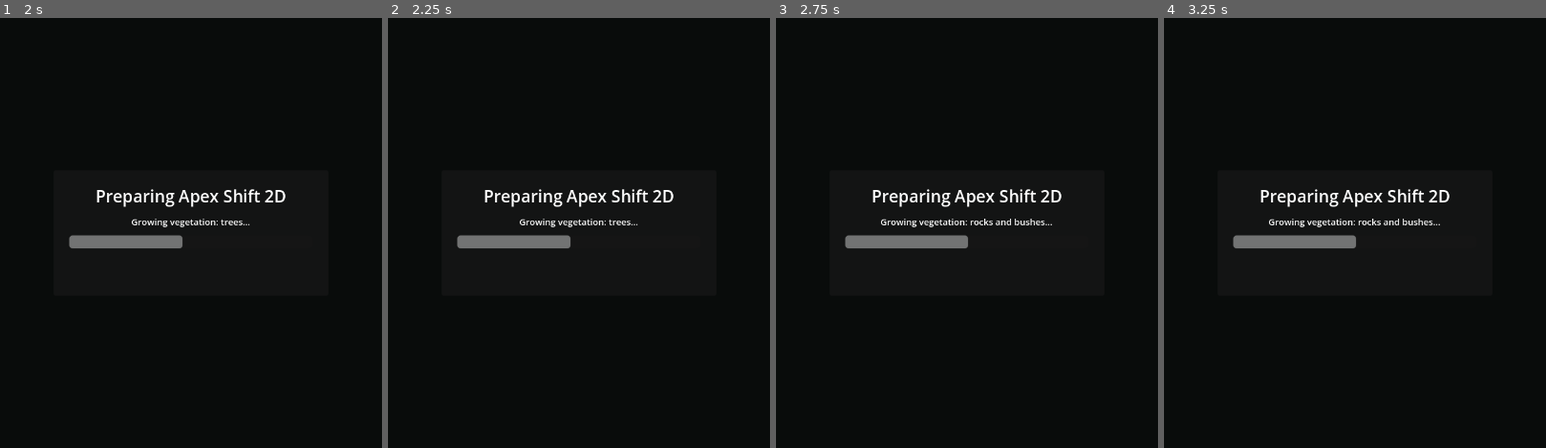
Above: before the commit, frames 1-4 (left to right).
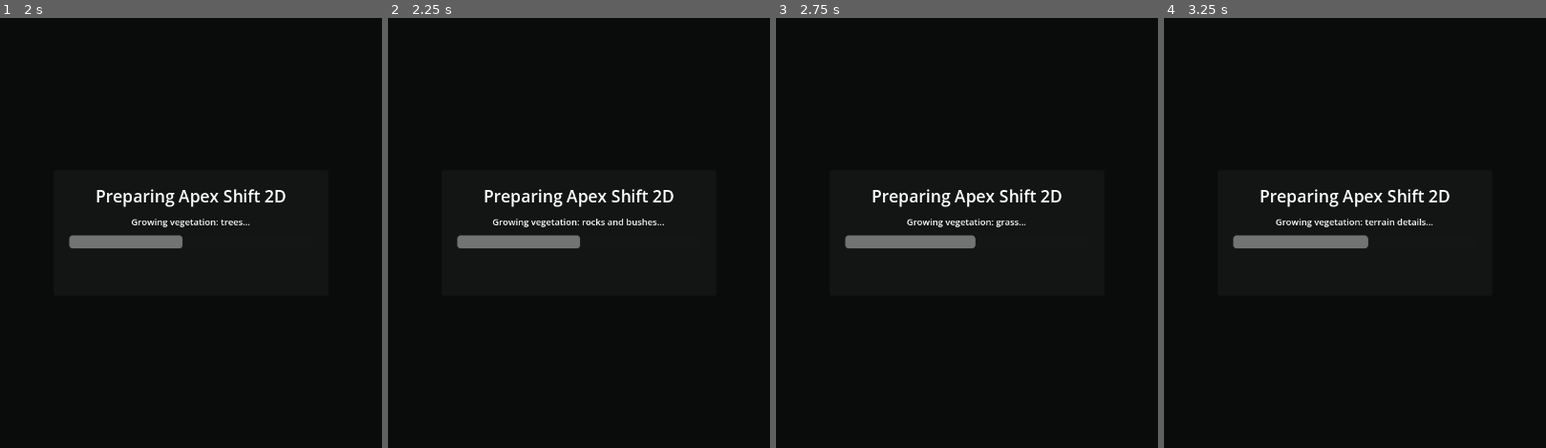
Above: after the commit, the same moments.

Repository: krisstoof/apex-shift-2d
Game: Godot game, scene res://scenes/ui/start_menu.tscn
The game is run twice, just before and just after one commit, with the same random seed, the same clock (stepped at 60 frames per second) and the same inputs.
Inputs (mouse positions are in pixels of both pictures, inside the frame that each line leads up to):
- Up to frame 1 (2 s): click "New Game" at 0.5 s; tap Enter at 1.25 s; move the mouse to (359, 211) at 1.27 s; hold D (move_right) from 1.28 s (still down); hold Shift from 1.28 s (still down); click (359, 211) at 1.42 s; tap Space at 1.52 s
- Up to frame 2 (2.25 s): tap Space at 2 s; move the mouse to (426, 254) at 2.02 s; release D (move_right) at 2.03 s; release Shift at 2.03 s; hold S (move_down) from 2.03 s (still down); tap E at 2.1 s
- Up to frame 3 (2.75 s): keep holding S (move_down); tap Space at 2.27 s
- Up to frame 4 (3.25 s): tap Enter at 2.75 s; move the mouse to (1431, 138) at 2.77 s; release S (move_down) at 2.78 s; hold D (move_right) from 2.78 s (still down); tap 1 at 2.85 s

Frame 1 is identical in both runs. In frame 2, 0.5% of the frame differs, in the area x 27-73%, y 46-54%; in frame 3, 0.5%; in frame 4, 0.5%.

Commit message:
feature/#114 boost redfang dry vegetation and show landmarks on maps

Diff:
--- a/scripts/systems/game_balance.gd
+++ b/scripts/systems/game_balance.gd
@@ -418,7 +418,7 @@
 	"detail_alpha": 0.08,
 	"secondary_detail_alpha": 0.06,
 	"variation_noise_strength": 0.08,
-	"blend_cache_scale": 1.0,
+	"blend_cache_scale": 0.35,
 	"max_detail_per_chunk": 80
 }
 
--- a/scripts/systems/world_snapshot_service.gd
+++ b/scripts/systems/world_snapshot_service.gd
@@ -150,6 +150,7 @@
 	var varnak_population: Dictionary = {}
 	var creature_ai_state_counts: Dictionary = {}
 	var visibility_culling: Dictionary = {}
+	var resource_distribution_by_biome: Dictionary = {}
 	var landmark_overlay_enabled := false
 	var biome_textures_enabled := true
 	var biome_terrain_accents_enabled := false
@@ -196,6 +197,8 @@
 			biome_terrain_accents_enabled = active_world.are_biome_terrain_accents_enabled()
 		if active_world.has_method("is_low_end_rendering_enabled"):
 			low_end_rendering = active_world.is_low_end_rendering_enabled()
+		if active_world.has_method("get_resource_distribution_by_biome"):
+			resource_distribution_by_biome = Dictionary(active_world.get_resource_distribution_by_biome())
 		resource_counts["trees"] = _get_world_group_count(active_world, "trees")
 		resource_counts["bushes"] = _get_world_group_count(active_world, "bushes")
 		resource_counts["grass"] = _get_world_group_count(active_world, "grass")
@@ -225,6 +228,7 @@
 		"varnak_population": varnak_population,
 		"creature_ai_state_counts": creature_ai_state_counts,
 		"visibility_culling": visibility_culling,
+		"resource_distribution_by_biome": resource_distribution_by_biome,
 		"landmark_overlay_enabled": landmark_overlay_enabled,
 		"biome_textures_enabled": biome_textures_enabled,
 		"biome_terrain_accents_enabled": biome_terrain_accents_enabled,
--- a/scripts/ui/debug_panel.gd
+++ b/scripts/ui/debug_panel.gd
@@ -468,6 +468,19 @@
 		int(resource_counts.get("grass", _get_cached_group_nodes("grass").size())),
 		int(resource_counts.get("rocks", _get_cached_group_nodes("rocks").size()))
 	])
+	var resource_distribution := Dictionary(world_snapshot.get("resource_distribution_by_biome", {}))
+	if not resource_distribution.is_empty():
+		lines.append("Resource distribution by biome:")
+		for biome_id in resource_distribution.keys():
+			var biome_counts := Dictionary(resource_distribution.get(biome_id, {}))
+			lines.append("%s trees %d bushes %d grass %d rocks %d ponds %d" % [
+				str(biome_id),
+				int(biome_counts.get("trees", 0)),
+				int(biome_counts.get("bushes", 0)),
+				int(biome_counts.get("grass", 0)),
+				int(biome_counts.get("rocks", 0)),
+				int(biome_counts.get("pond_vegetation", 0))
+			])
 	lines.append("Landmarks: %s | generated %d" % [_get_landmark_summary_text(), int(landmark_counts.get("generated", 0))])
 	lines.append("Ponds %d | Hills %d | nearest %s" % [
 		int(landmark_counts.get("pond", 0)),
--- a/scripts/world/world.gd
+++ b/scripts/world/world.gd
@@ -366,6 +366,8 @@
 	biome_textures_enabled = graphics_settings.get_default_biome_textures_enabled() if graphics_settings.has_method("get_default_biome_textures_enabled") else true
 	debug_landmark_overlay_enabled = graphics_settings.get_default_landmark_debug_overlay_enabled() if graphics_settings.has_method("get_default_landmark_debug_overlay_enabled") else false
 	biome_terrain_accents_enabled = graphics_settings.get_default_biome_terrain_accents_enabled() if graphics_settings.has_method("get_default_biome_terrain_accents_enabled") else false
+	if _is_low_end_static_surface_mode_enabled():
+		biome_textures_enabled = false
 
 
 func get_world_rect() -> Rect2:
@@ -621,6 +623,34 @@
 
 func get_topography_resource_distribution_debug() -> Dictionary:
 	return topography_resource_distribution_debug.duplicate(true)
+
+
+func get_resource_distribution_by_biome() -> Dictionary:
+	var distribution: Dictionary = {}
+	var tree := Engine.get_main_loop() as SceneTree
+	if tree == null:
+		return distribution
+	for group_name in ["trees", "bushes", "grass", "rocks", "pond_vegetation"]:
+		for node_value in tree.get_nodes_in_group(group_name):
+			var node := node_value as Node2D
+			if node == null or not is_instance_valid(node):
+				continue
+			if node.is_queued_for_deletion():
+				continue
+			var biome_id := get_biome_id_at(node.global_position)
+			if biome_id.is_empty():
+				biome_id = "unknown"
+			if not distribution.has(biome_id):
+				distribution[biome_id] = {
+					"trees": 0,
+					"bushes": 0,
+					"grass": 0,
+					"rocks": 0,
+					"pond_vegetation": 0
+				}
+			var biome_counts: Dictionary = distribution[biome_id]
+			biome_counts[group_name] = int(biome_counts.get(group_name, 0)) + 1
+	return distribution
 
 
 func get_elevation_band_at(position: Vector2) -> String:
@@ -1605,10 +1635,10 @@
 
 
 func _get_world_biome_blend_texture_size() -> Vector2i:
-	var cache_scale := clampf(float(GAME_BALANCE.BIOME_TEXTURES.get("blend_cache_scale", 1.25)), 1.25, 1.25)
+	var cache_scale := clampf(float(GAME_BALANCE.BIOME_TEXTURES.get("blend_cache_scale", 0.35)), 0.35, 0.35)
 	return Vector2i(
-		maxi(int(round(float(BIOME_BLEND_TEXTURE_SIZE.x) * cache_scale)), BIOME_BLEND_TEXTURE_SIZE.x),
-		maxi(int(round(float(BIOME_BLEND_TEXTURE_SIZE.y) * cache_scale)), BIOME_BLEND_TEXTURE_SIZE.y)
+		maxi(int(round(float(BIOME_BLEND_TEXTURE_SIZE.x) * cache_scale)), 1),
+		maxi(int(round(float(BIOME_BLEND_TEXTURE_SIZE.y) * cache_scale)), 1)
 	)
 
 
@@ -2505,14 +2535,17 @@
 	var biome := _get_biome_for_id(biome_id)
 	if biome.is_empty():
 		return
+	var failed := 0
 	var spawned_since_yield := 0
 	for _i in count:
 		if not _try_spawn_resource_in_biome(resource_kind, biome, used_positions, player_position, min_distance, spawn_attempts):
-			push_warning("Could not find a valid spawn position for %s in biome %s" % [resource_kind, biome_id])
+			failed += 1
 		spawned_since_yield += 1
 		if spawned_since_yield >= INITIAL_SPAWN_BATCH_SIZE:
 			spawned_since_yield = 0
 			await get_tree().process_frame
+	if failed > 0:
+		print("[SPAWN] %s in %s failed=%d requested=%d" % [resource_kind, biome_id, failed, count])
 
 
 func _spawn_pond_vegetation(used_positions: Array[Vector2], player_position: Vector2) -> void:
--- a/scripts/world/world_config.gd
+++ b/scripts/world/world_config.gd
@@ -9,10 +9,10 @@
 const WORLD_RECT := Rect2(BASE_WORLD_RECT.position * WORLD_SCALE, BASE_WORLD_RECT.size * WORLD_SCALE)
 const WORLD_LINEAR_SCALE_FACTOR := WORLD_SCALE / BASELINE_WORLD_SCALE
 const WORLD_AREA_SCALE_FACTOR := WORLD_LINEAR_SCALE_FACTOR * WORLD_LINEAR_SCALE_FACTOR
-const RESOURCE_DENSITY_MULTIPLIER := 2.05
-const DECORATIVE_VEGETATION_DENSITY_MULTIPLIER := 2.85
-const ROCK_DENSITY_MULTIPLIER := 1.95
-const FOOD_BUSH_DENSITY_MULTIPLIER := 2.05
+const RESOURCE_DENSITY_MULTIPLIER := 1.35
+const DECORATIVE_VEGETATION_DENSITY_MULTIPLIER := 2.0
+const ROCK_DENSITY_MULTIPLIER := 1.35
+const FOOD_BUSH_DENSITY_MULTIPLIER := 1.35
 const CREATURE_DENSITY_MULTIPLIER := 1.35
 const VARNAK_DENSITY_MULTIPLIER := 1.25
 const ISLAND_RADIUS_X_RATIO := 0.82
@@ -41,10 +41,10 @@
 const BERRY_BUSH_COUNT := 14
 const GRASS_PATCH_COUNT := 72
 const DENSE_GRASS_COUNT := 34
-const REDFANG_EXTRA_DRY_TREE_COUNT := 30
-const REDFANG_EXTRA_DRY_BUSH_COUNT := 42
-const REDFANG_EXTRA_DRY_TREE_COUNT_MAX := 70
-const REDFANG_EXTRA_DRY_BUSH_COUNT_MAX := 95
+const REDFANG_EXTRA_DRY_TREE_COUNT := 18
+const REDFANG_EXTRA_DRY_BUSH_COUNT := 24
+const REDFANG_EXTRA_DRY_TREE_COUNT_MAX := 42
+const REDFANG_EXTRA_DRY_BUSH_COUNT_MAX := 55
 const TREE_COUNT_MAX := 170
 const WESTWOOD_EXTRA_CONIFER_COUNT_MAX := 130
 const ROCK_COUNT_MAX := 85
